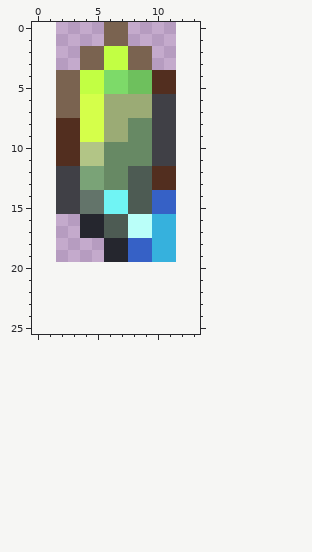
Pixel-art sprite, stored at Content/凝胶/霁云凝胶/霁云凝胶_DeBuff.png. The picture above was drawn from the file before the commit.
The file is 10x20 pixels. Colours within 5 levels of each other are drawn and written as one. The old version is drawn lined up with the new one, on the new canvas.
New version:
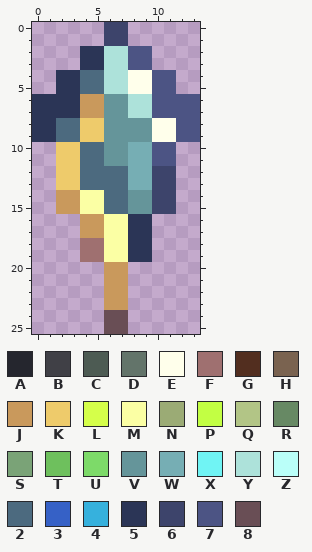
Palette (. is transparent): A #25262e  B #404046  C #4d5b53  D #63746a  E #ffffeb  F #9f7070  G #522e1f  H #7a6350  J #c9995c  K #eecb6b  L #d5ff4a  M #fbffa4  N #9bab75  P #c2ff43  Q #b2c586  R #678964  S #7aa377  T #6ec05d  U #7dda69  V #65959a  W #76aeb4  X #70f4f4  Y #ade2da  Z #bafff9  2 #4c6a7f  3 #3661c6  4 #36b1dd  5 #2b3556  6 #3d446b  7 #4c5484  8 #694e55
Changes in this commit:
canvas 10x20 -> 14x26, the old top-left corner now at 2,0
@@ x 0..13 @@
- 0 ......HH......
- 1 ......HH......
- 2 ....HHPPHH....
- 3 ....HHPPHH....
- 4 ..HHPPUUTTGG..
- 5 ..HHPPUUTTGG..
- 6 ..HHLLNNNNBB..
- 7 ..HHLLNNNNBB..
- 8 ..GGLLNNRRBB..
- 9 ..GGLLNNRRBB..
-10 ..GGQQRRRRBB..
-11 ..GGQQRRRRBB..
-12 ..BBSSRRCCGG..
-13 ..BBSSRRCCGG..
-14 ..BBDDXXCC33..
-15 ..BBDDXXCC33..
-16 ....AACCZZ44..
-17 ....AACCZZ44..
-18 ......AA3344..
-19 ......AA3344..
-20 ..............
-21 ..............
-22 ..............
-23 ..............
-24 ..............
-25 ..............
+ 0 ......66......
+ 1 ......66......
+ 2 ....55YY77....
+ 3 ....55YY77....
+ 4 ..5522YYEE77..
+ 5 ..5522YYEE77..
+ 6 5555JJVVYY7777
+ 7 5555JJVVYY7777
+ 8 5522KKVVVVEE77
+ 9 5522KKVVVVEE77
+10 ..KK22VVWW77..
+11 ..KK22VVWW77..
+12 ..KK2222WW66..
+13 ..KK2222WW66..
+14 ..JJMM22VV66..
+15 ..JJMM22VV66..
+16 ....JJMM55....
+17 ....JJMM55....
+18 ....FFMM55....
+19 ....FFMM55....
+20 ......JJ......
+21 ......JJ......
+22 ......JJ......
+23 ......JJ......
+24 ......88......
+25 ......88......
Boxes around the changes in both pictures, in picture pixels (x1, y1, x2, y2):
changed: (32, 22, 200, 334)
